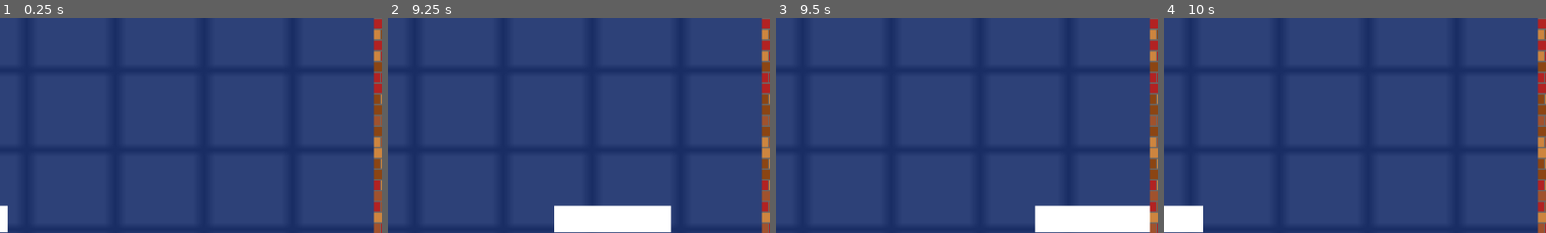
Above: before the commit, frames 1-4 (left to right).
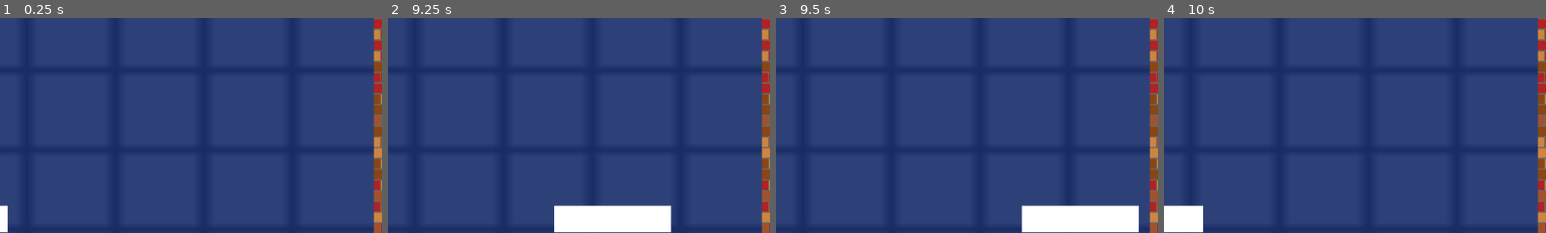
Above: after the commit, the same moments.

Repository: Parasaran-Python/cricket
Game: Godot game, scene res://node_2d.tscn
The game is run twice, just before and just after one commit, with the same random seed, the same clock (stepped at 60 frames per second) and the same inputs.
Inputs (mouse positions are % of the whole screen's width and height, from its top left):
- Up to frame 1 (0.25 s): no input
- Up to frame 2 (9.25 s): move the mouse to (45, 70) at 0.52 s; hold Right (ui_right) 0.53-1.25 s; click (45, 70) at 0.67 s; drag from (80, 65) to (45, 70) at 1.27 s; click "Restart" at 2 s; move the mouse to (20, 35) at 2.77 s; hold Left (ui_left) 2.78-3.5 s; drag from (55, 50) to (20, 35) at 3.52 s; click "Restart" at 4.25 s; move the mouse to (35, 25) at 5.02 s; hold Left (ui_left) 5.03-5.75 s; drag from (72, 45) to (35, 25) at 5.77 s; click "Restart" at 6.5 s; move the mouse to (30, 55) at 7.27 s; hold Right (ui_right) 7.28-8 s; click (30, 55) at 7.42 s; drag from (60, 28) to (30, 55) at 8.02 s; move the mouse to (45, 70) at 8.77 s; hold Right (ui_right) from 8.78 s (still down)
- Up to frame 3 (9.5 s): keep holding Right (ui_right)
- Up to frame 4 (10 s): release Right (ui_right) at 9.5 s; drag from (80, 65) to (45, 70) at 9.52 s
The pictures show only the part of the screen within x 48-98%, y 50-100%; the shares and areas given below are measured in that part.

Frames 1-2 are identical in both runs. In frame 3, 0.9% of the frame differs, in the area x 64-98%, y 87-100%; in frame 4, nothing differs.

Commit message:
Collision width changes

Diff:
--- a/node_2d.tscn
+++ b/node_2d.tscn
@@ -27,7 +27,7 @@
 [sub_resource type="BoxMesh" id="BoxMesh_iys48"]
 
 [sub_resource type="RectangleShape2D" id="RectangleShape2D_1vi45"]
-size = Vector2(174, 41)
+size = Vector2(176, 41)
 
 [sub_resource type="PhysicsMaterial" id="PhysicsMaterial_7vqse"]
 friction = 0.0
@@ -91,7 +91,6 @@
 mesh = SubResource("BoxMesh_iys48")
 
 [node name="CollisionShape2D" type="CollisionShape2D" parent="Bat"]
-position = Vector2(-1, 0)
 shape = SubResource("RectangleShape2D_1vi45")
 
 [node name="StaticBody2D3" type="StaticBody2D" parent="."]
